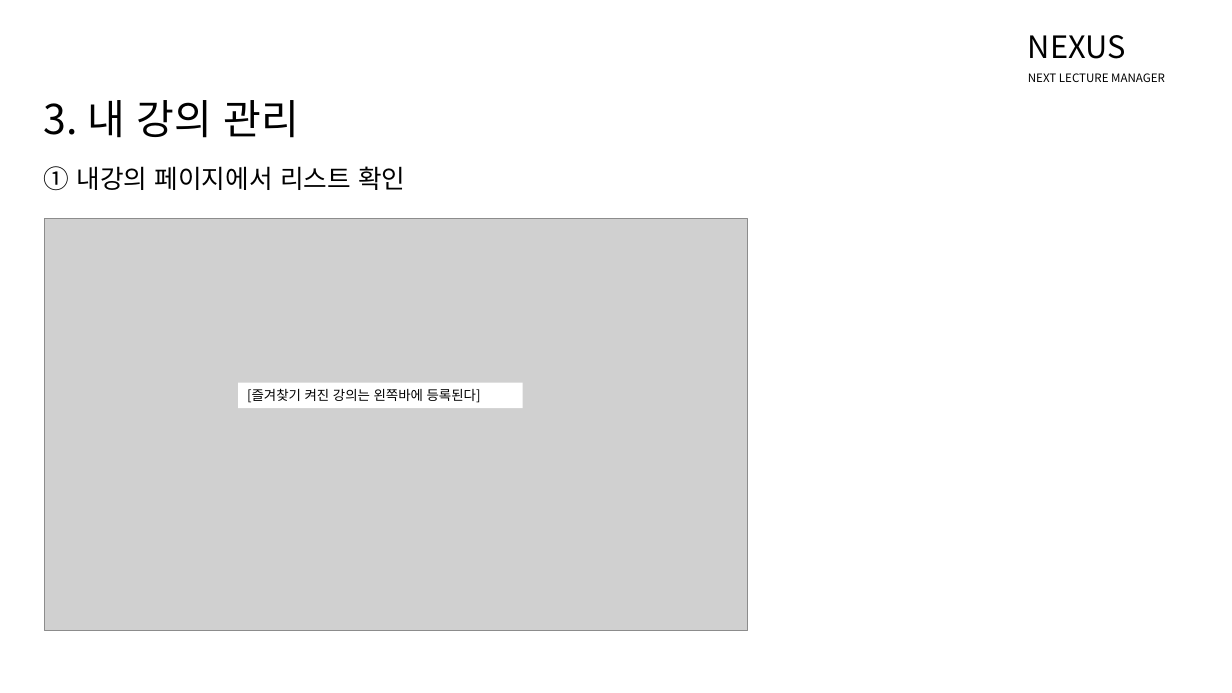
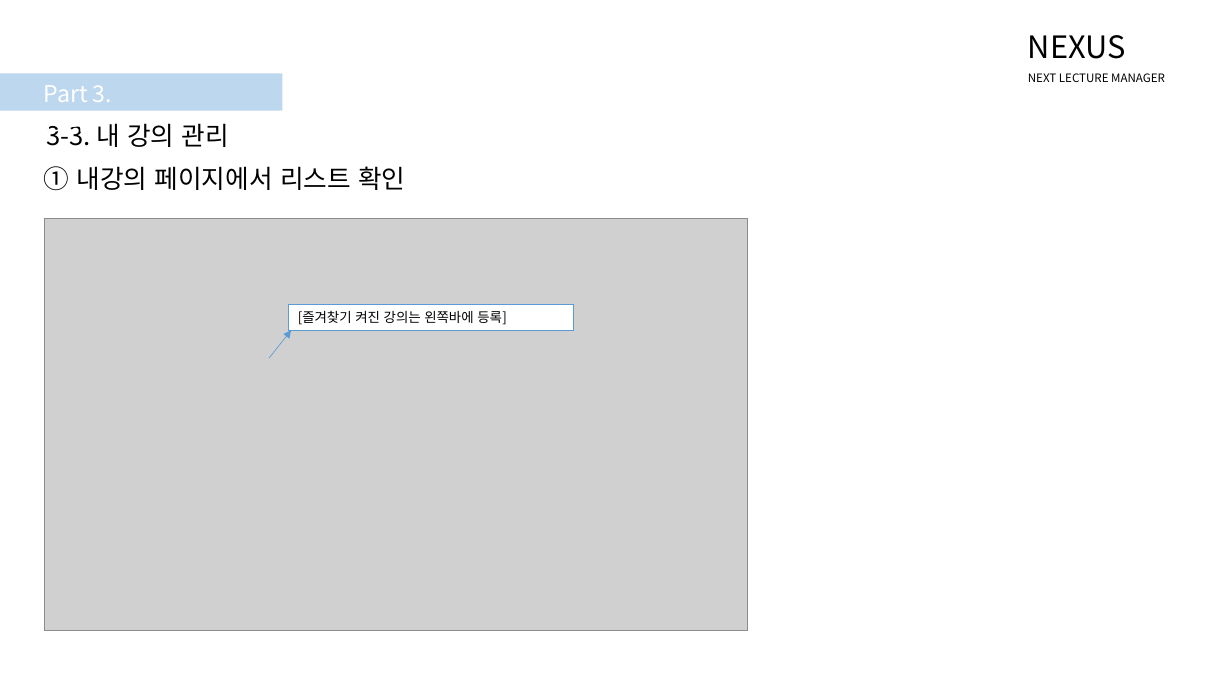
Before and after one commit to NHNNEXT/2015-03-REAL-TUTU, a slide deck: slide 17 of Nexus.pptx (slide 12 before the commit). Drawn at 1232x693 pixels with LibreOffice and Linux fonts; fonts in the diff are those of the drawing; grey boxes stand for pictures. Boxes give left, top, right and bottom in pixels: in the first picture for what was removed or moved away, otherwise in the second. Text is boxed around its words. In the diff, an @@ line names an element or a change of style, - is before the commit and + after.

```diff
--- a/Nexus.pptx
+++ b/Nexus.pptx
@@ rectangle added at <box>0,74,282,111</box>, fill #BDD7EE @@
@@ text added at <box>44,85,112,135</box>, 18 pt, text #FFFFFF @@
+Part 3. 강의
@@ text at <box>46,123,229,147</box>: text changed; size 32 to 20 pt @@
-3. 내 강의 관리
+3-3. 내 강의 관리
@@ rectangle "[즐겨찾기 켜진 강의는 왼쪽바에 등록]": place and size @@
-rectangle "[즐겨찾기 켜진 강의는 왼쪽바에 등록]" at <box>238,383,523,409</box>
+rectangle "[즐겨찾기 켜진 강의는 왼쪽바에 등록]" at <box>289,305,574,331</box>
@@ rectangle "[즐겨찾기 켜진 강의는 왼쪽바에 등록]" at <box>289,305,574,331</box>: outline none to #5B9BD5 0.75 pt @@
@@ text in rectangle at <box>298,311,506,325</box>: text changed @@
-[즐겨찾기 켜진 강의는 왼쪽바에 등록된다]
+[즐겨찾기 켜진 강의는 왼쪽바에 등록]
@@ arrow added from (269, 359) to (291, 331), #5B9BD5 0.5 pt @@
```
Also in this commit, not shown: 17 other slides changed, 10 slides added, 2 other files.
